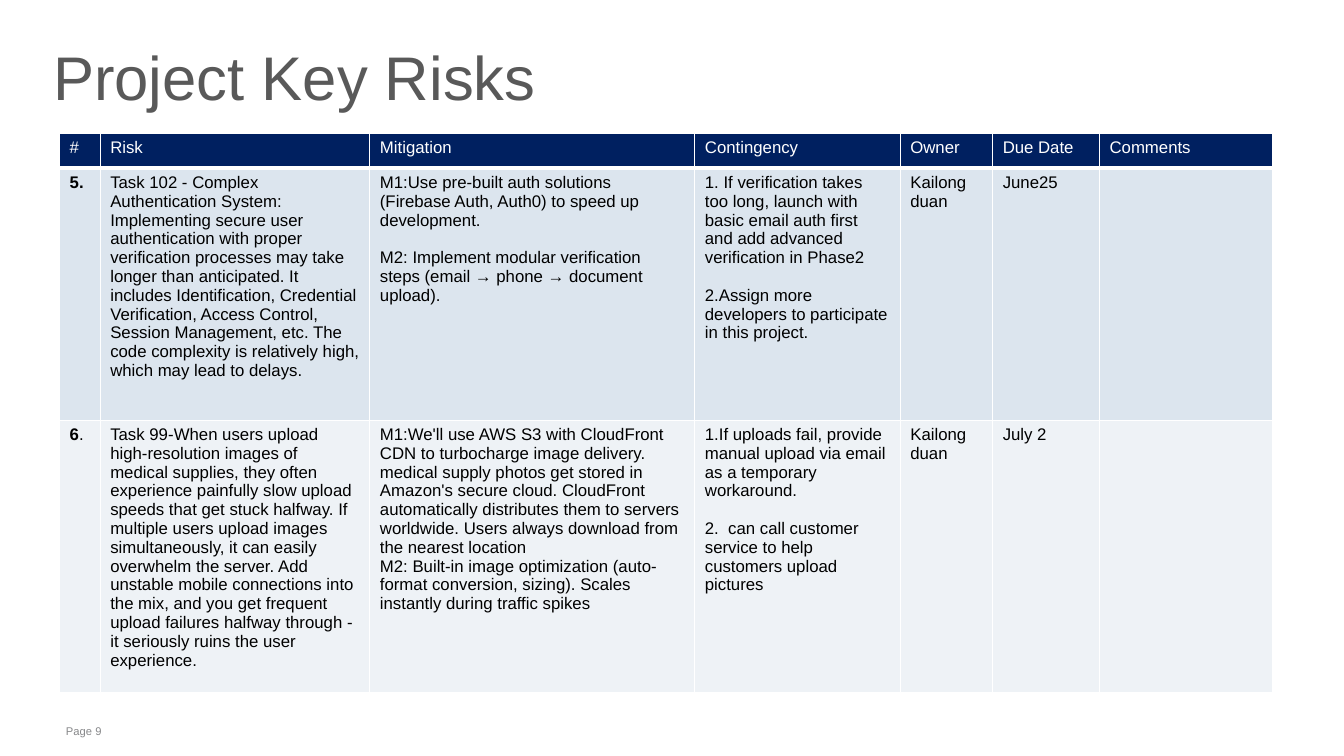
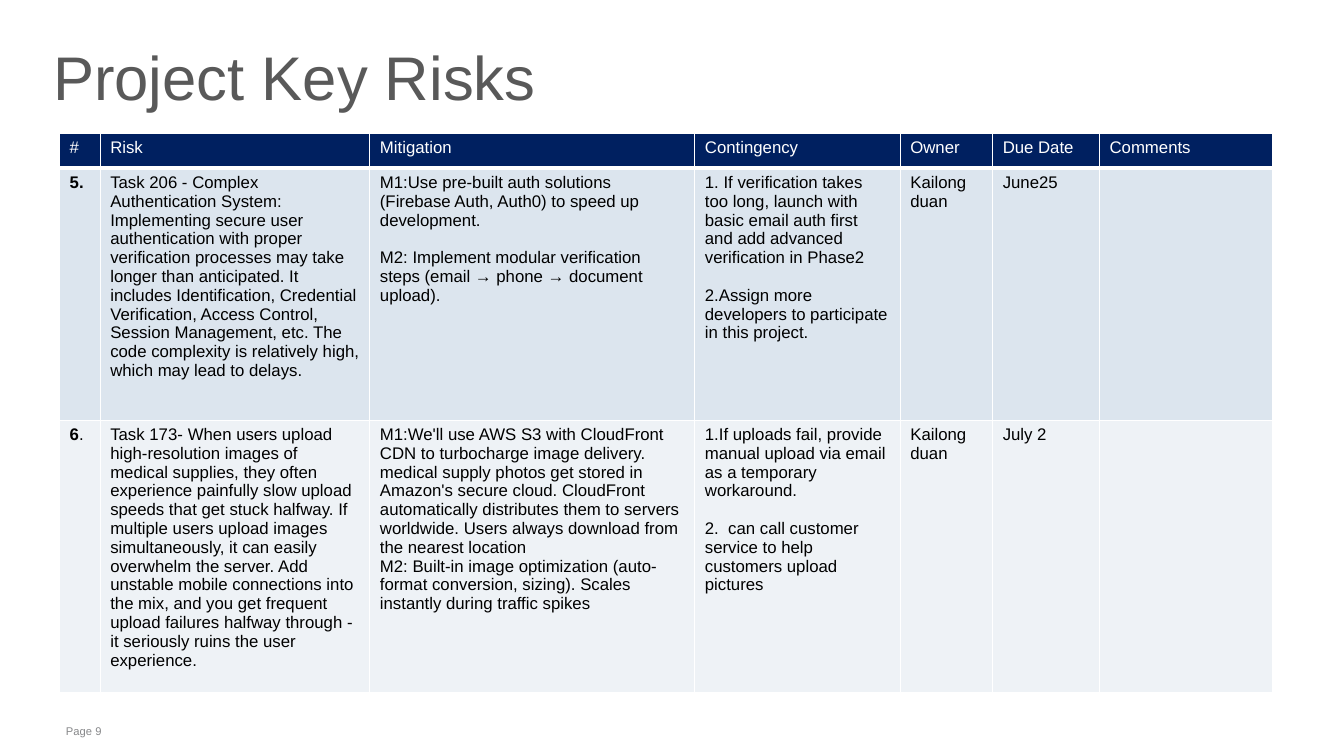
Before and after one commit to dkl520/cs7315_project, a slide deck: slide 9 of 3/group2 - proj3.pptx. Drawn at 1344x756 pixels with LibreOffice and Linux fonts; fonts in the diff are those of the drawing. Boxes give left, top, right and bottom in pixels: in the first picture for what was removed or moved away, otherwise in the second. Text is boxed around its words. In the diff, an @@ line names an element or a change of style, - is before the commit and + after.

```diff
--- a/3/group2 - proj3.pptx
+++ b/3/group2 - proj3.pptx
@@ table at (x1=59, y1=133, x2=1272, y2=693) @@
-row 2, column 2: Task 102 - Complex Authentication System: Implementing secure user authentication with proper verification processes may take longer than anticipated. It includes Identification, Credential Verification, Access Control, Session Management, etc. The code complexity is relatively high, which may lead to delays.
+row 2, column 2: Task 206 - Complex Authentication System: Implementing secure user authentication with proper verification processes may take longer than anticipated. It includes Identification, Credential Verification, Access Control, Session Management, etc. The code complexity is relatively high, which may lead to delays.
-row 3, column 2: Task 99-When users upload high-resolution images of medical supplies, they often experience painfully slow upload speeds that get stuck halfway. If multiple users upload images simultaneously, it can easily overwhelm the server. Add unstable mobile connections into the mix, and you get frequent upload failures halfway through - it seriously ruins the user experience.
+row 3, column 2: Task 173- When users upload high-resolution images of medical supplies, they often experience painfully slow upload speeds that get stuck halfway. If multiple users upload images simultaneously, it can easily overwhelm the server. Add unstable mobile connections into the mix, and you get frequent upload failures halfway through - it seriously ruins the user experience.
```
Also in this commit, not shown: 4 other slides changed, 2 other files.
